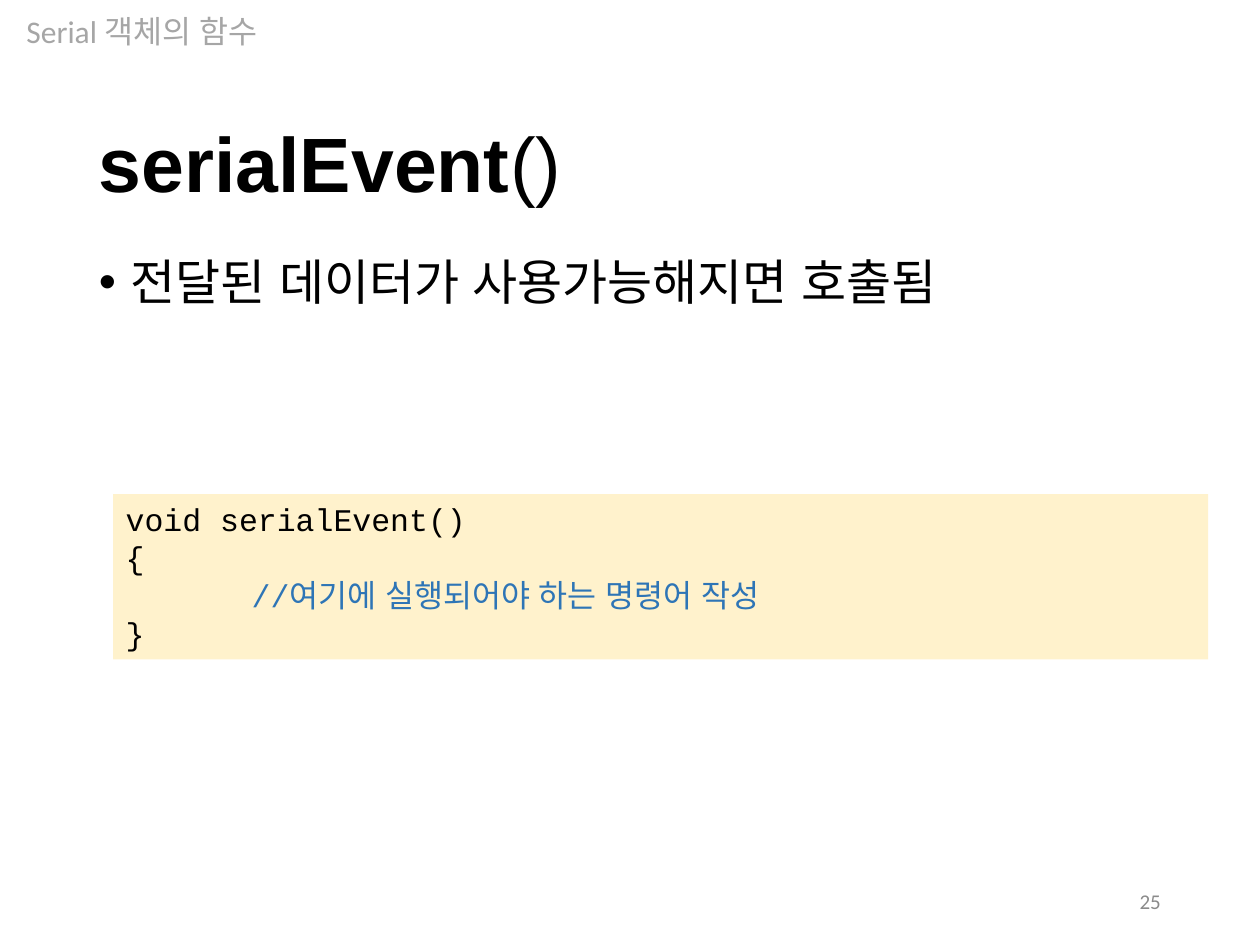
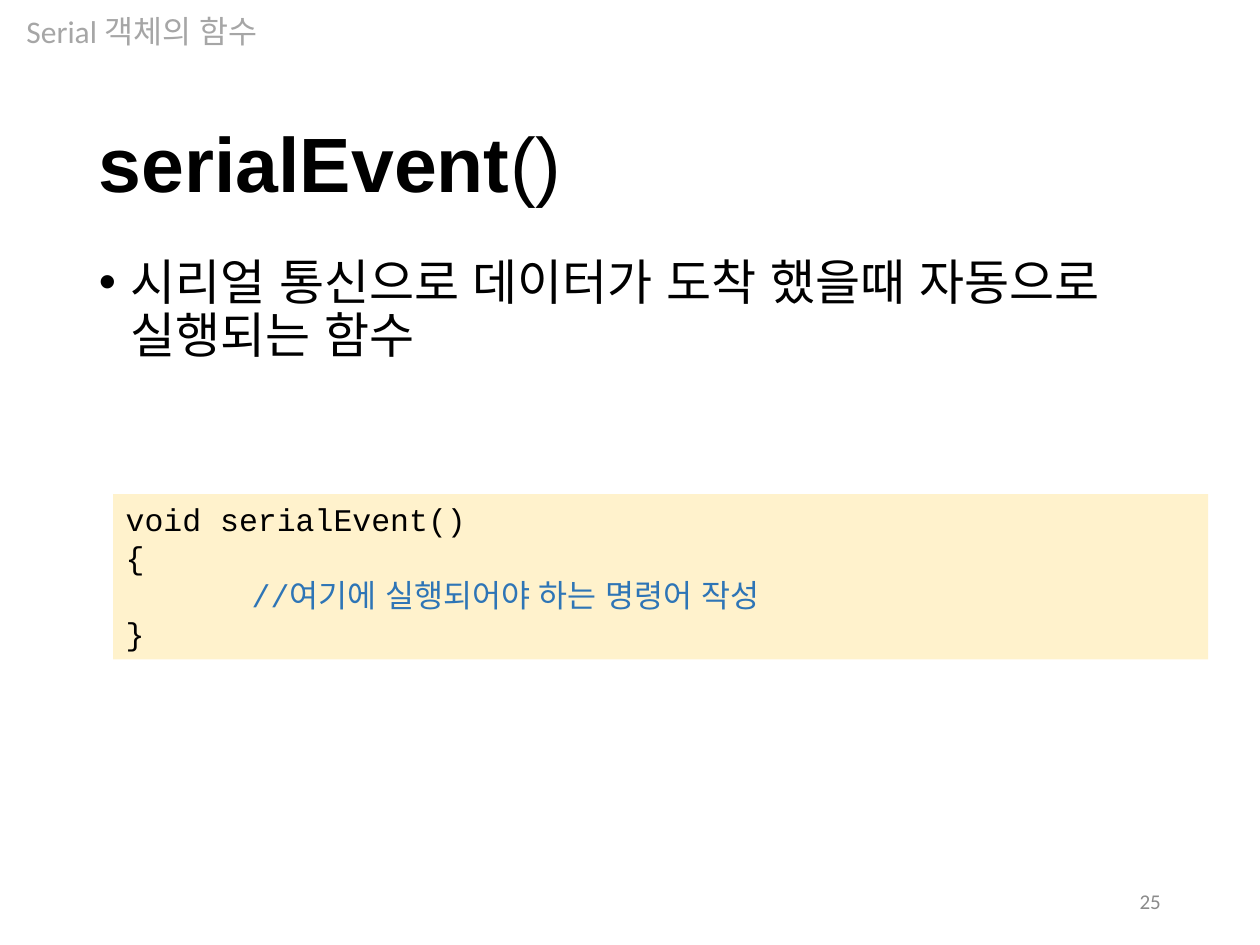
Before and after one commit to iot2019/Week05, a slide deck: slide 25 of Week05.pptx. Drawn at 1260x945 pixels with LibreOffice and Linux fonts; fonts in the diff are those of the drawing. Boxes give left, top, right and bottom in pixels: in the first picture for what was removed or moved away, otherwise in the second. Text is boxed around its words. In the diff, an @@ line names an element or a change of style, - is before the commit and + after.

Commit message:
글자 몇개 수정

```diff
--- a/Week05.pptx
+++ b/Week05.pptx
@@ text at <box>130,259,1099,357</box>: text changed @@
-• 전달된 데이터가 사용가능해지면 호출됨
+• 시리얼 통신으로 데이터가 도착 했을때 자동으로 실행되는 함수
```
